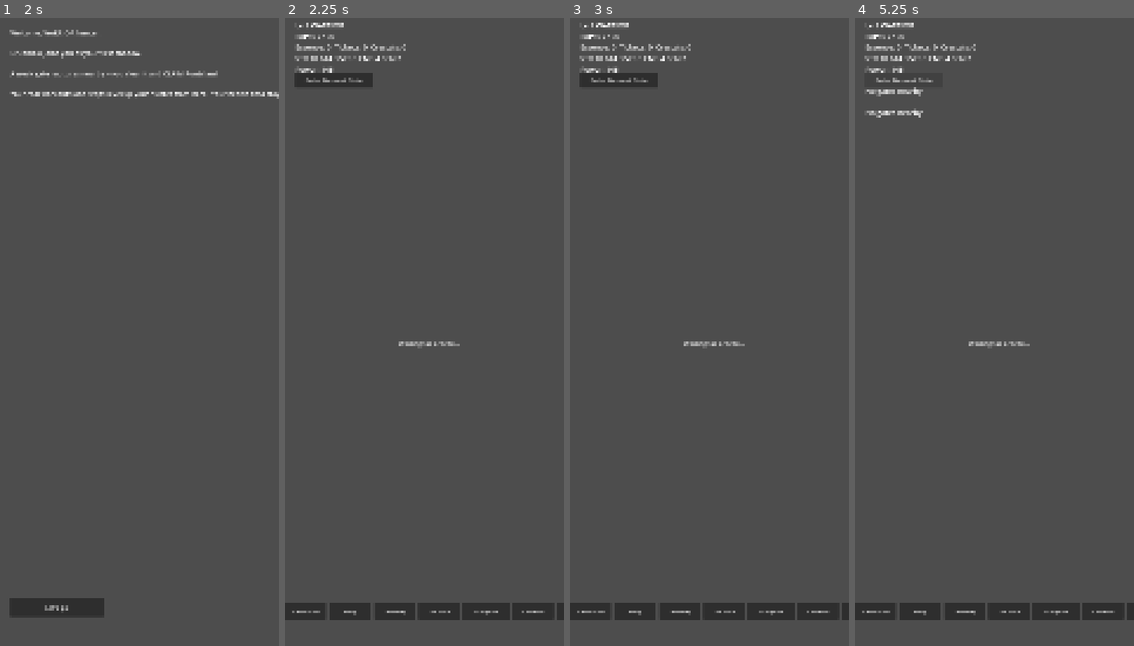
Above: before the commit, frames 1-4 (left to right).
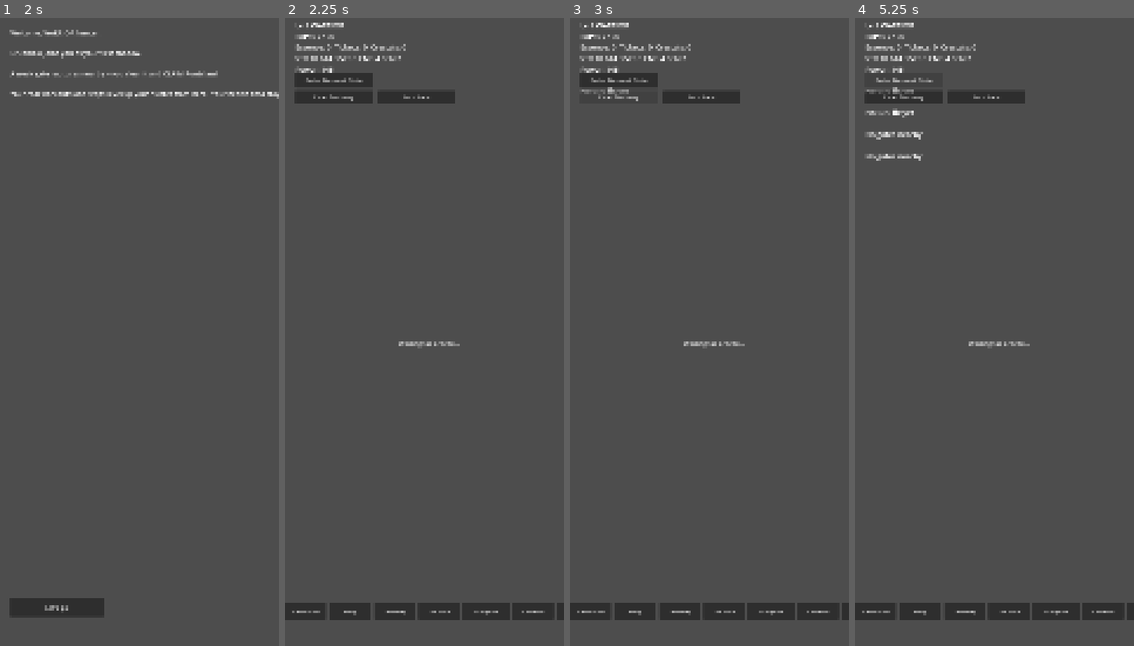
Above: after the commit, the same moments.

Repository: Luke-AI-Developments/HollowHunter
Game: Godot game, scene res://scenes/main.tscn
The game is run twice, just before and just after one commit, with the same random seed, the same clock (stepped at 60 frames per second) and the same inputs.
Inputs (mouse positions are in pixels of both pictures, inside the frame that each line leads up to):
- Up to frame 1 (2 s): tap Enter at 0.5 s; move the mouse to (200, 300) at 0.52 s; hold Shift 0.53-1.25 s; click (200, 300) at 0.67 s; click "Warrior" at 1.25 s
- Up to frame 2 (2.25 s): click "Let's go" at 2 s
- Up to frame 3 (3 s): click (620, 99) at 2.75 s, where only the run after the commit has a clickable "Claim Sanctuary"
- Up to frame 4 (5.25 s): click (986, 99) at 3.5 s, where only the run after the commit has a clickable "Lore Stone"; click "Enter Nearest Gate" at 4.25 s; click "Enter Nearest Gate" at 5 s

Frame 1 is identical in both runs. In frame 2, 1.0% of the frame differs, in the area x 3-61%, y 11-14%; in frame 3, 0.6%; in frame 4, 1.5%, in the area x 3-61%, y 11-23%.

Commit message:
Map POI: Claim Sanctuary + Lore Stone buttons
Co-Authored-By: Claude Sonnet 5 <noreply@anthropic.com>
Claude-Session: https://claude.ai/code/session_0167BKSSHfhe9pr4szubNPTQ

Diff:
--- a/scenes/main.gd
+++ b/scenes/main.gd
@@ -64,6 +64,8 @@
 @onready var place_stronghold_button: Button = $GameUI/StrongholdPanel/PlaceStrongholdButton
 @onready var confirm_stronghold_button: Button = $GameUI/ConfirmStrongholdButton
 @onready var cancel_stronghold_button: Button = $GameUI/CancelStrongholdButton
+@onready var claim_sanctuary_button: Button = $GameUI/ClaimSanctuaryButton
+@onready var lorestone_button: Button = $GameUI/LoreStoneButton
 @onready var character_button: Button = $GameUI/NavScroll/NavRow/CharacterButton
 @onready var character_view: CharacterView = $GameUI/CharacterPanel
 @onready var use_ticket_button: Button = $GameUI/NavScroll/NavRow/UseTicketButton
@@ -265,6 +267,8 @@
 		place_stronghold_button.pressed.connect(_on_place_stronghold_pressed)
 		confirm_stronghold_button.pressed.connect(_on_confirm_stronghold_pressed)
 		cancel_stronghold_button.pressed.connect(_on_cancel_stronghold_pressed)
+		claim_sanctuary_button.pressed.connect(_on_claim_sanctuary_pressed)
+		lorestone_button.pressed.connect(_on_lorestone_pressed)
 		character_button.pressed.connect(_on_character_button_pressed)
 		character_view.state_changed.connect(_on_state_changed)
 		character_view.trial_result.connect(_on_character_trial_result)
@@ -675,6 +679,59 @@
 	cancel_stronghold_button.visible = false
 
 
+## Same always-visible / message-on-press convention as
+## _on_enter_gate_pressed() -- no per-frame enable/disable bookkeeping.
+func _on_claim_sanctuary_pressed() -> void:
+	if not _has_location:
+		label.text += "\n\nNo GPS fix yet"
+		return
+	var idx := map_view.nearest_sanctuary_index_in_range(
+		_last_lat, _last_lon, GameLogic.POI_PROXIMITY_RADIUS_M
+	)
+	if idx < 0:
+		label.text += "\n\nNo Sanctuary nearby"
+		return
+	var claimed := state.claim_sanctuary(
+		Time.get_unix_time_from_system(),
+		GameLogic.SANCTUARY_ESSENCE_REWARD,
+		GameLogic.SANCTUARY_TICKET_REWARD,
+		GameLogic.SANCTUARY_CLAIM_COOLDOWN_S
+	)
+	if not claimed:
+		label.text += "\n\nAlready claimed today"
+		return
+	SaveService.save(state)
+	_refresh_label()
+	label.text += (
+		"\n\nSanctuary claimed: +%d Essence, +%d Gate Ticket"
+		% [GameLogic.SANCTUARY_ESSENCE_REWARD, GameLogic.SANCTUARY_TICKET_REWARD]
+	)
+
+
+func _on_lorestone_pressed() -> void:
+	if not _has_location:
+		label.text += "\n\nNo GPS fix yet"
+		return
+	var idx := map_view.nearest_lorestone_index_in_range(
+		_last_lat, _last_lon, GameLogic.POI_PROXIMITY_RADIUS_M
+	)
+	if idx < 0:
+		label.text += "\n\nNo Lore Stone nearby"
+		return
+	var stone := map_view.get_lorestone(idx)
+	var discovered := state.discover_lorestone(stone["id"], GameLogic.LORESTONE_ESSENCE_REWARD)
+	if not discovered:
+		label.text += "\n\nAlready discovered"
+		return
+	SaveService.save(state)
+	_refresh_label()
+	var lore_index: int = stone["lore_index"]
+	label.text += (
+		"\n\n%s\n(+%d Essence)"
+		% [PoiSpawner.LORE_SNIPPETS[lore_index], GameLogic.LORESTONE_ESSENCE_REWARD]
+	)
+
+
 func _on_shop_button_pressed() -> void:
 	shop_view.visible = true
 	_refresh_shop_view()
--- a/scenes/main.tscn
+++ b/scenes/main.tscn
@@ -130,21 +130,37 @@
 theme_override_font_sizes/font_size = 24
 text = "Enter Nearest Gate"
 
-[node name="ConfirmStrongholdButton" type="Button" parent="GameUI"]
-visible = false
+[node name="ClaimSanctuaryButton" type="Button" parent="GameUI"]
 offset_left = 40.0
 offset_top = 280.0
 offset_right = 340.0
 offset_bottom = 330.0
 theme_override_font_sizes/font_size = 20
-text = "Confirm Location"
-
-[node name="CancelStrongholdButton" type="Button" parent="GameUI"]
-visible = false
+text = "Claim Sanctuary"
+
+[node name="LoreStoneButton" type="Button" parent="GameUI"]
 offset_left = 360.0
 offset_top = 280.0
+offset_right = 660.0
+offset_bottom = 330.0
+theme_override_font_sizes/font_size = 20
+text = "Lore Stone"
+
+[node name="ConfirmStrongholdButton" type="Button" parent="GameUI"]
+visible = false
+offset_left = 40.0
+offset_top = 340.0
+offset_right = 340.0
+offset_bottom = 390.0
+theme_override_font_sizes/font_size = 20
+text = "Confirm Location"
+
+[node name="CancelStrongholdButton" type="Button" parent="GameUI"]
+visible = false
+offset_left = 360.0
+offset_top = 340.0
 offset_right = 560.0
-offset_bottom = 330.0
+offset_bottom = 390.0
 theme_override_font_sizes/font_size = 20
 text = "Cancel"
 
